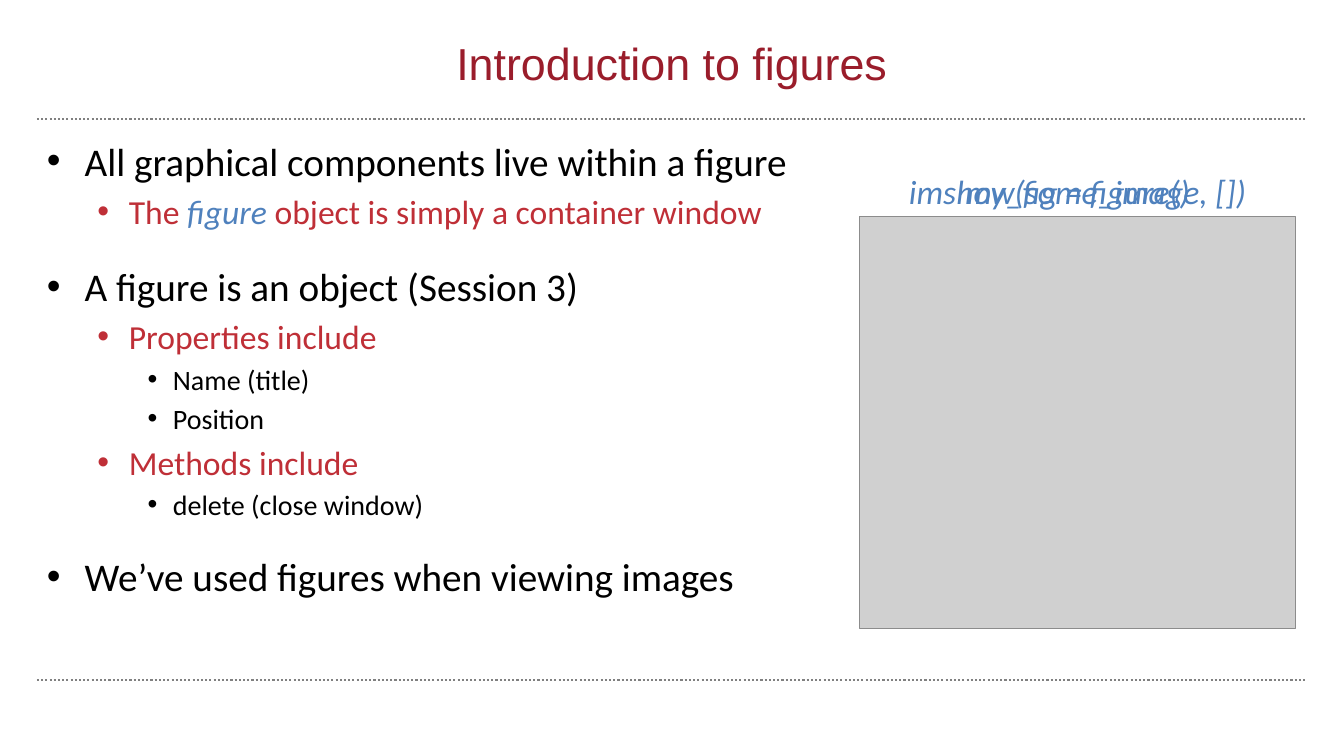
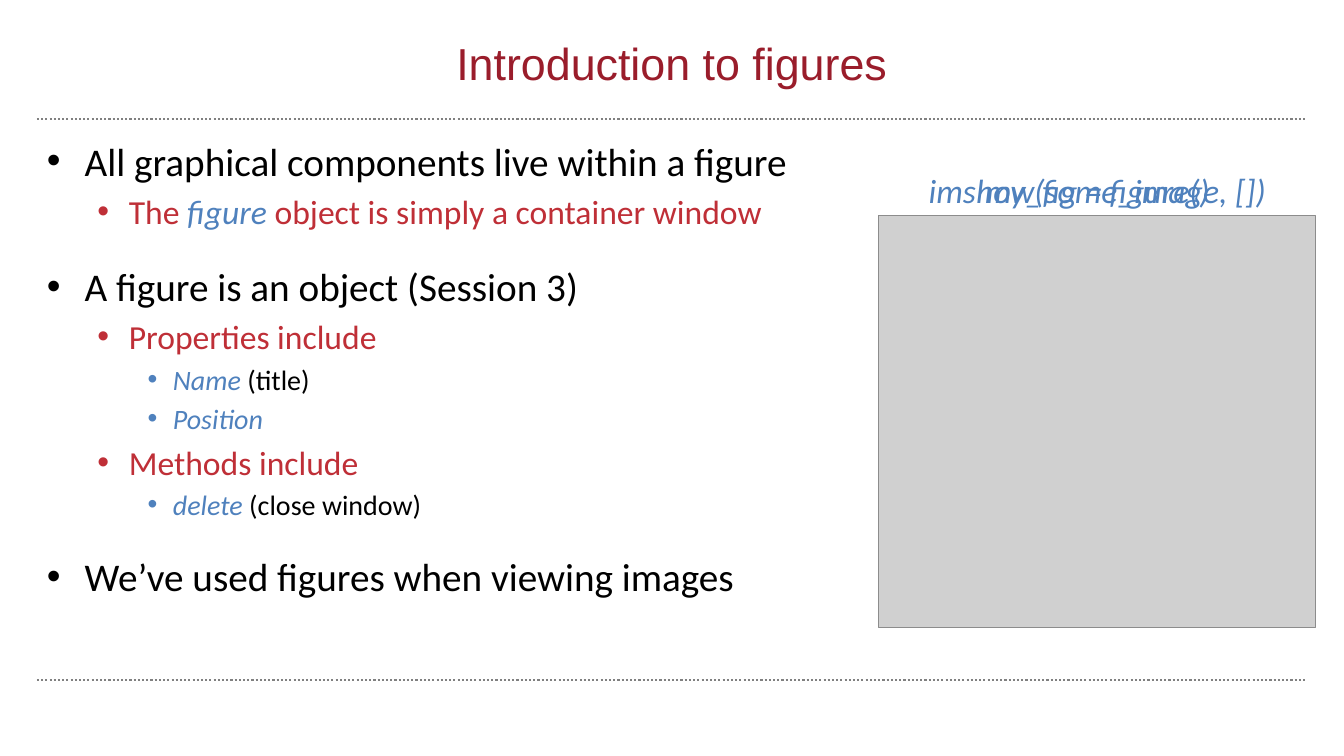
Before and after one commit to wbif-bristol/MATLAB-course, a slide deck: slide 5 of Session 4 - Figures and plotting/MATLAB Session 4.pptx (slide 6 before the commit). Drawn at 1344x756 pixels with LibreOffice and Linux fonts; fonts in the diff are those of the drawing; grey boxes stand for pictures; background and template pictures are left out. Boxes give left, top, right and bottom in pixels: in the first picture for what was removed or moved away, otherwise in the second. Text is boxed around its words. In the diff, an @@ line names an element or a change of style, - is before the commit and + after.

```diff
--- a/Session 4 - Figures and plotting/MATLAB Session 4.pptx
+++ b/Session 4 - Figures and plotting/MATLAB Session 4.pptx
@@ 2 texts, 1 picture: place and size @@
-2 texts, 1 picture at (859, 179, 1296, 628)
+2 texts, 1 picture at (879, 178, 1316, 627)
@@ text at (173, 369, 421, 519): text colour #000000 to #4F81BD, italic on in "Name", "Position", "delete" @@
```
Also in this commit, not shown: 5 other slides changed, 6 slides added, 1 slide removed, 4 other files.
